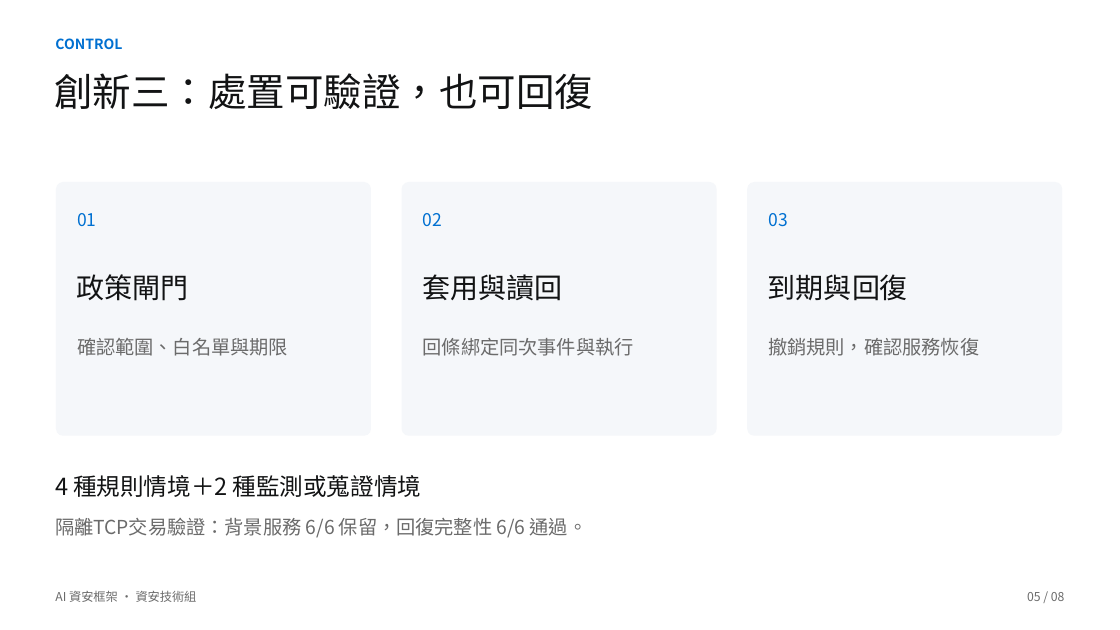
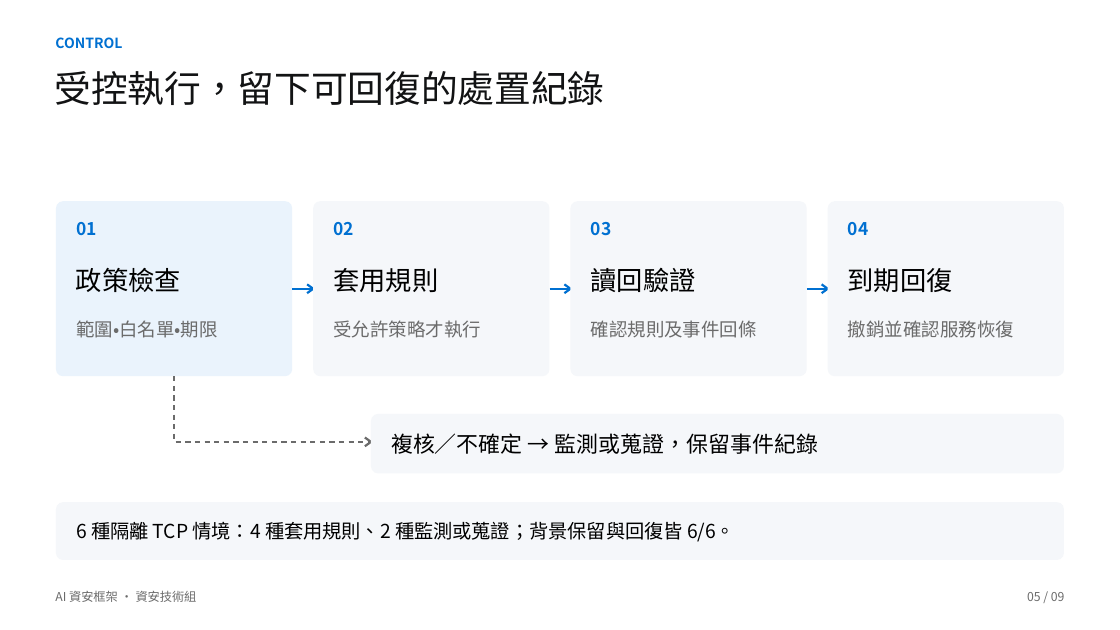
Before and after one commit to Lily09-project/innoserve-competition, a slide deck: slide 5 of deliverables/決賽簡報_AI資安框架.pptx. Drawn at 1120x630 pixels with LibreOffice and Linux fonts; fonts in the diff are those of the drawing. Boxes give left, top, right and bottom in pixels: in the first picture for what was removed or moved away, otherwise in the second. Text is boxed around its words. In the diff, an @@ line names an element or a change of style, - is before the commit and + after.

```diff
--- a/deliverables/決賽簡報_AI資安框架.pptx
+++ b/deliverables/決賽簡報_AI資安框架.pptx
@@ text at <box>55,71,605,105</box>: text changed; size 33 to 31.5 pt @@
-創新三：處置可驗證，也可回復
+受控執行，留下可回復的處置紀錄
@@ rounded rectangle: place and size @@
-rounded rectangle at <box>56,182,371,436</box>
+rounded rectangle at <box>56,202,292,376</box>
@@ rounded rectangle at <box>56,202,292,376</box>: fill #F5F7FA to #EAF3FC; proportions changed @@
@@ rounded rectangle at <box>313,202,549,376</box>: proportions changed @@
@@ rounded rectangle: place and size @@
-rounded rectangle at <box>402,182,717,436</box>
+rounded rectangle at <box>313,202,549,376</box>
@@ rounded rectangle: place and size @@
-rounded rectangle at <box>748,182,1063,436</box>
+rounded rectangle at <box>828,202,1064,376</box>
@@ rounded rectangle at <box>828,202,1064,376</box>: proportions changed @@
@@ text "01": place and size @@
-text "01" at <box>77,213,96,226</box>
+text "01" at <box>76,222,97,235</box>
@@ text "02": place and size @@
-text "02" at <box>423,213,442,226</box>
+text "02" at <box>334,222,355,235</box>
@@ bold on in 3 elements at <box>76,222,97,235</box>, <box>334,222,355,235</box>, <box>591,222,612,236</box> @@
@@ text "03": place and size @@
-text "03" at <box>768,213,787,227</box>
+text "03" at <box>591,222,612,236</box>
@@ text at <box>76,268,181,292</box>: text changed; size 24 to 22.5 pt; text colour #121314 to #000000 @@
-政策閘門
+政策檢查
@@ text at <box>333,268,438,292</box>: text changed; size 24 to 22.5 pt; text colour #121314 to #000000 @@
-套用與讀回
+套用規則
@@ text at <box>848,268,953,292</box>: text changed; size 24 to 22.5 pt; text colour #121314 to #000000 @@
-到期與回復
+到期回復
@@ text at <box>76,320,218,338</box>: text changed; size 16.5 to 15.8 pt @@
-確認範圍、白名單與期限
+範圍・白名單・期限
@@ text at <box>848,320,1014,338</box>: text changed; size 16.5 to 15.8 pt @@
-撤銷規則，確認服務恢復
+撤銷並確認服務恢復
@@ text removed at <box>423,338,634,356</box> @@
-回條綁定同次事件與執行
@@ text removed at <box>55,475,421,497</box> @@
-4 種規則情境＋2 種監測或蒐證情境
@@ text removed at <box>55,518,588,538</box> @@
-隔離TCP交易驗證：背景服務 6/6 保留，回復完整性 6/6 通過。
@@ group added at <box>56,202,1065,560</box>: 8 freeform shapes, 6 texts, 3 rounded rectangles @@
+受允許策略才執行
+讀回驗證
+確認規則及事件回條
+04
+複核／不確定 → 監測或蒐證，保留事件紀錄
+6 種隔離 TCP 情境：4 種套用規則、2 種監測或蒐證；背景保留與回復皆 6/6。
```
Also in this commit, not shown: 6 other slides changed, 2 slides added, 1 slide removed, 27 other files.
